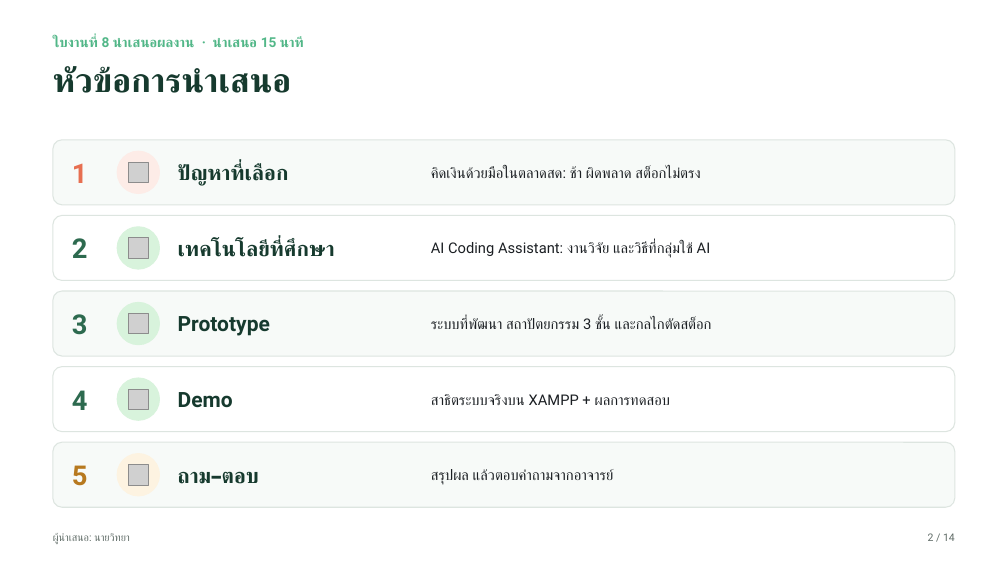
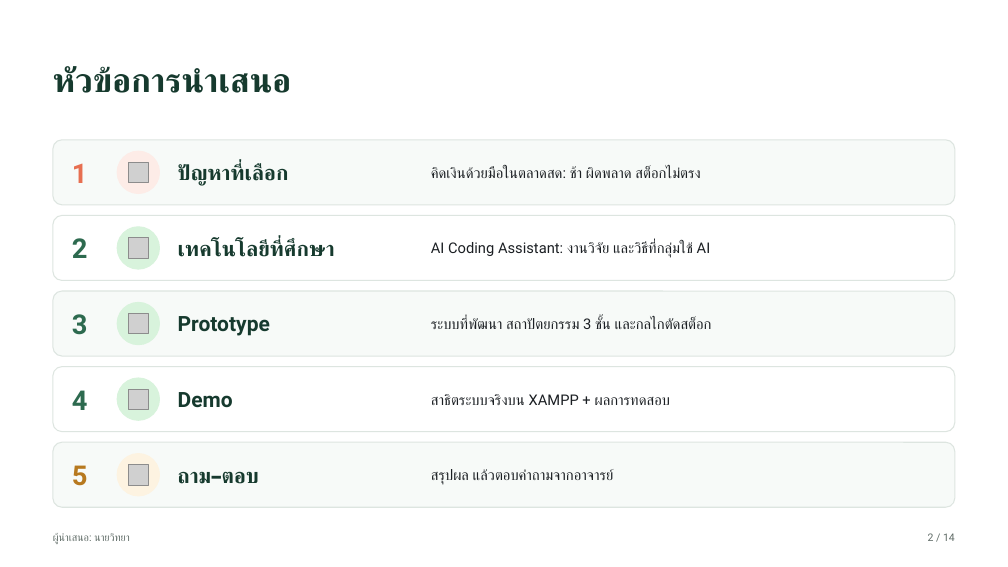
Before and after one commit to wittayaaasei-eng/thawirot-pos, a slide deck: slide 2 of ใบงานที่8_สไลด์นำเสนอ.pptx. Drawn at 1008x567 pixels with LibreOffice and Linux fonts; fonts in the diff are those of the drawing; grey boxes stand for pictures. Boxes give left, top, right and bottom in pixels: in the first picture for what was removed or moved away, otherwise in the second. Text is boxed around its words. In the diff, an @@ line names an element or a change of style, - is before the commit and + after.

```diff
--- a/ใบงานที่8_สไลด์นำเสนอ.pptx
+++ b/ใบงานที่8_สไลด์นำเสนอ.pptx
@@ text removed at <box>53,36,303,47</box> @@
-ใบงานที่ 8 นำเสนอผลงาน · นำเสนอ 15 นาที
```
Also in this commit, not shown: 4 other slides changed, 1 slide removed.
